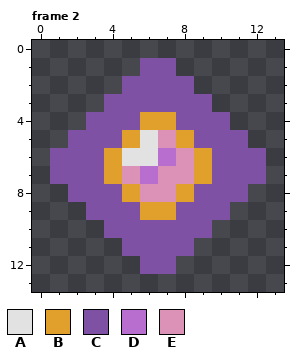
One commit to this pixel-art file: Art/Pip BonusAP UI.aseprite. That is the earlier state.
14x14 pixels, 2 frames. Shown: frame 2.
Visible layers, top first: "Fore", "Back".
Palette (. is transparent): A #e2e2e2  B #e0a02b  C #7f51a5  D #b76ecf  E #db92b6
Pixels before, frame 2, first column x 1:
 1 .....CC.....
 2 ....CCCC....
 3 ...CCCCCC...
 4 ..CCCBBCCC..
 5 .CCCBAEBCCC.
 6 CCCBAADEBCCC
 7 CCCBEDEEBCCC
 8 .CCCBEEBCCC.
 9 ..CCCBBCCC..
10 ...CCCCCC...
11 ....CCCC....
12 .....CC.....
After the commit:
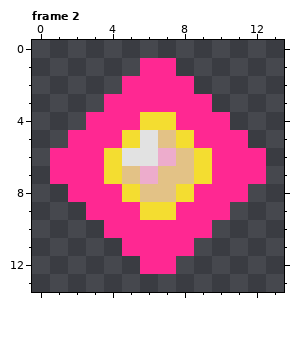
From old to new:
colour B: #e0a02b -> #f4dd30
colour C: #7f51a5 -> #ff2892
colour D: #b76ecf -> #edaccc
colour E: #db92b6 -> #e3c286
Pixel boxes of the changes (left, top, right, bottom) in both pictures:
changed: (50, 58, 266, 274)
